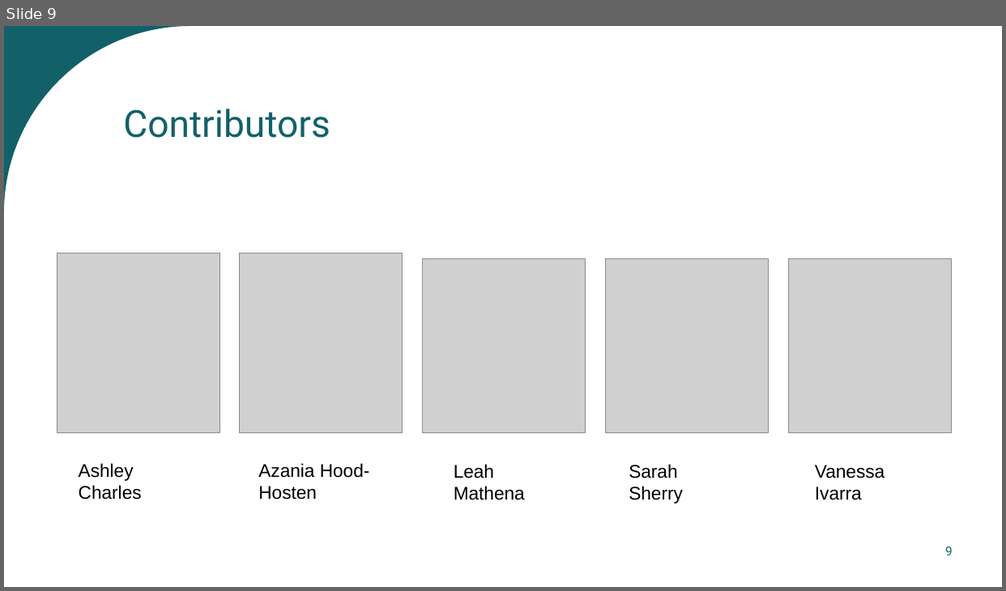
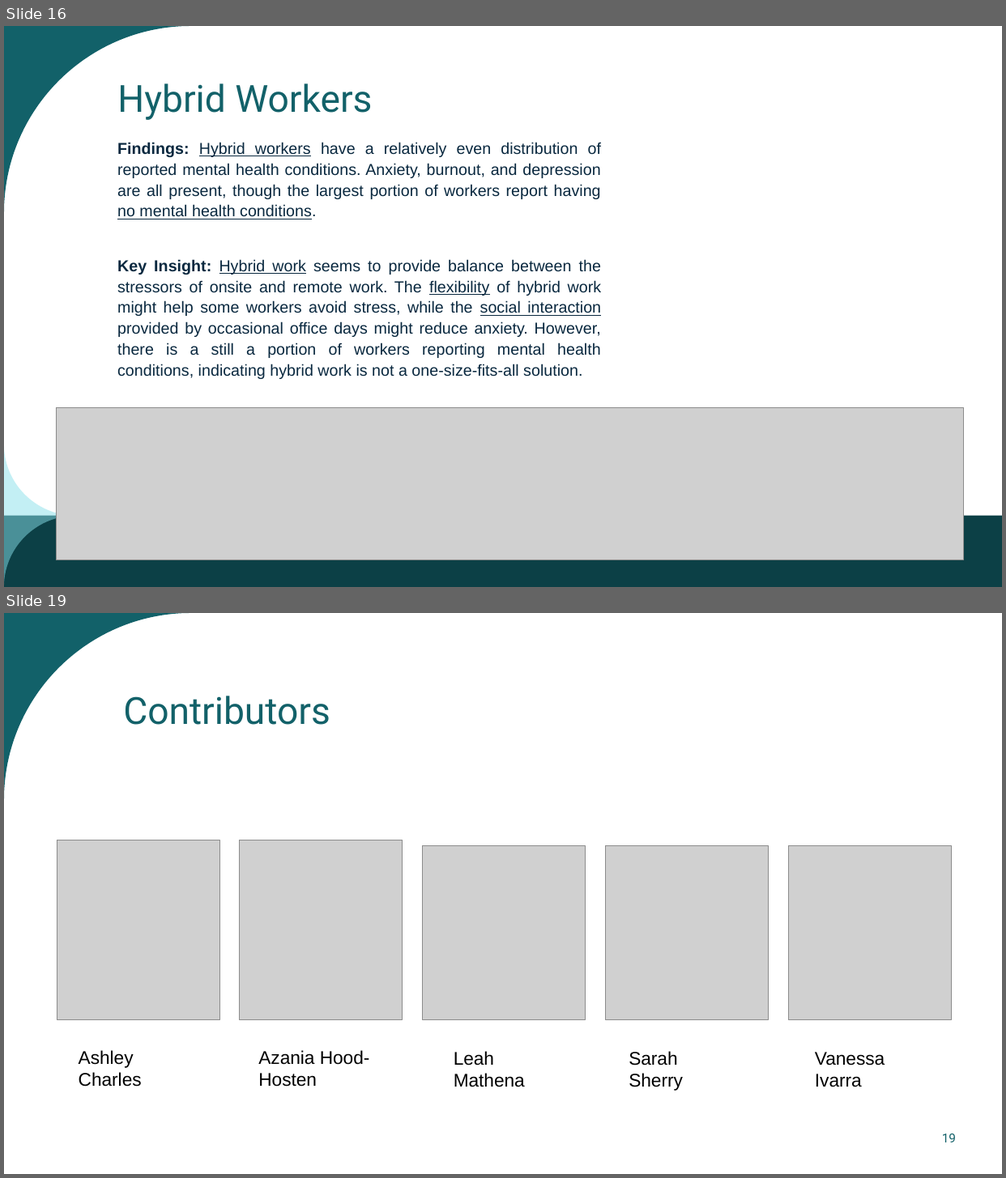
Before and after one commit to AzaniaHH/Project-3, a slide deck: Mental Health presentation.pptx. Shown one above the other, each under a label of ours: slide 9 before the commit, slides 16 and 19 after it; the slides between them are not shown. The pictures are 1006x591 and 1006x1178 pixels, drawn with LibreOffice and Linux fonts; fonts in the diff are those of the drawing; grey boxes stand for pictures. Boxes give left, top, right and bottom in pixels: in the first picture for what was removed or moved away, otherwise in the second. Text is boxed around its words. In the diff, an @@ line names an element or a change of style, - is before the commit and + after.

```diff
--- a/Mental Health presentation.pptx
+++ b/Mental Health presentation.pptx
@@ slide 16 added at bbox=[4, 26, 1002, 587], background #FFFFFF; not listed: 1 template element that a slide beside it also shows @@
@@ title added at bbox=[117, 84, 372, 120], 36 pt, text #126169 @@
+Hybrid Workers
@@ text added at bbox=[117, 142, 602, 379], 15.3 pt, text #09283F @@
+Findings: Hybrid workers have a relatively even distribution of reported mental health conditions. Anxiety, burnout, and depression are all present, though the largest portion of workers report having no mental health conditions.
+Key Insight: Hybrid work seems to provide balance between the stressors of onsite and remote work. The flexibility of hybrid work might help some workers avoid stress, while the social interaction provided by occasional office days might reduce anxiety. However, there is a still a portion of workers reporting mental health conditions, indicating hybrid work is not a one-size-fits-all solution.
@@ picture added at bbox=[56, 408, 963, 561] @@
@@ freeform shape added at bbox=[4, 445, 76, 587], fill #89E1EB at 50% opacity @@
@@ rectangle added at bbox=[4, 515, 1002, 587], fill #0C4046 @@
@@ page number added at bbox=[942, 544, 956, 560], 12 pt, text #FFFFFF @@
+16
@@ what was slide 9 is now slide 19 @@
@@ page number at bbox=[942, 1134, 956, 1143]: text changed @@
-9
+19
```
Also in this commit, not shown: 2 slides changed, 14 other slides added, 5 slides removed.
